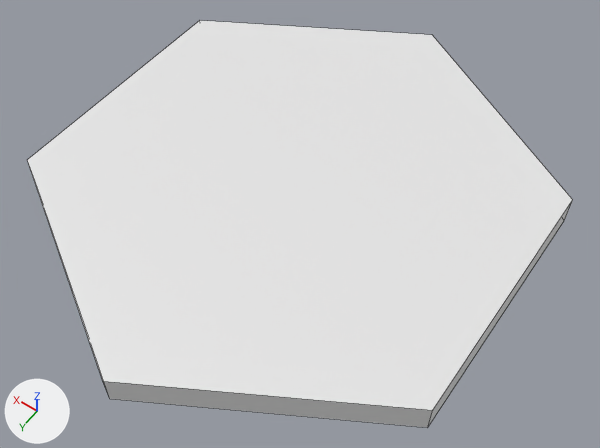
Two versions of the FBX model HexPuzzle/Assets/Prefabs/hex.fbx, one commit apart.
Rendered twice from a 50 mm lens placed at (-1.179, 1.617, 2.415), pointed at (-0.093, 0.097, 0.026). The axes (+X, +Y, +Z) are drawn at lower left. The lights are the same throughout. Mesh edges are drawn as thin lines.

The older version as bpy lines, for what is in view:
```python
me_circle = bpy.data.meshes.new('Circle')
me_circle.from_pydata(...)  # a 6-sided cylinder along z spanning x -0.87..0.87, y -1.0..1.0, z 0.0..0.12
ob_circle = bpy.data.objects.new('Circle', me_circle)
ob_circle.location = (0.0, 0.0, 0.0)
```
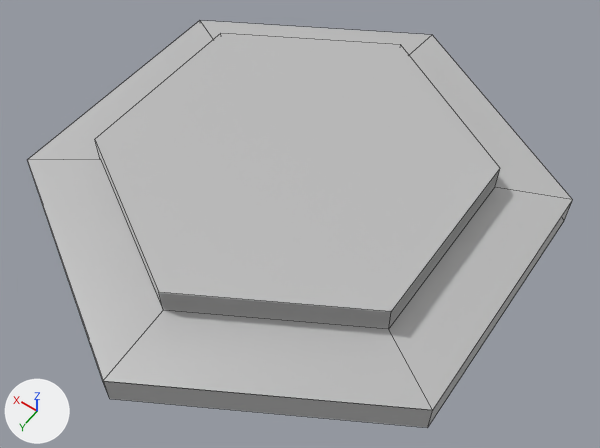
Where the change shows, as pixel boxes [x1, y1, x2, y2] in the pictures (600 x 448 px):
part 1 of me_circle, built on
    both: [27, 20, 573, 410]
part 2 of me_circle, recoloured
    both: [103, 200, 573, 427]

The change in detail:
Material 'lambert1' (mat_lambert1) is new.
Its base color is (0.5, 0.5, 0.5) (grey #bcbcbc).
me_circle is used by ob_circle; location (0.0, 0.0, 0.0).
me_circle had 12 vertices, 8 faces and spanned x -0.87..0.87, y -1.0..1.0, z 0.0..0.12.
me_circle now has 33 vertices, 26 faces and spans x -0.87..0.87, y -1.0..1.0, z 0.0..0.26.
Part 1, on me_circle:
1 face is deleted.
15 vertices are added at x -0.87..0.87, y -1.0..1.0, z 0.12..0.26.
6 new vertices lie (0.62, 0.36, 0.0) away from vertices in x -0.62..0.0, y -0.72..0.36, z 0.12..0.26.
19 new faces join them.
me_circle part 2: 7 faces spanning x -0.87..0.87, y -1.0..1.0, z 0.0..0.12 switch from no material to mat_lambert1 (grey #bcbcbc).
